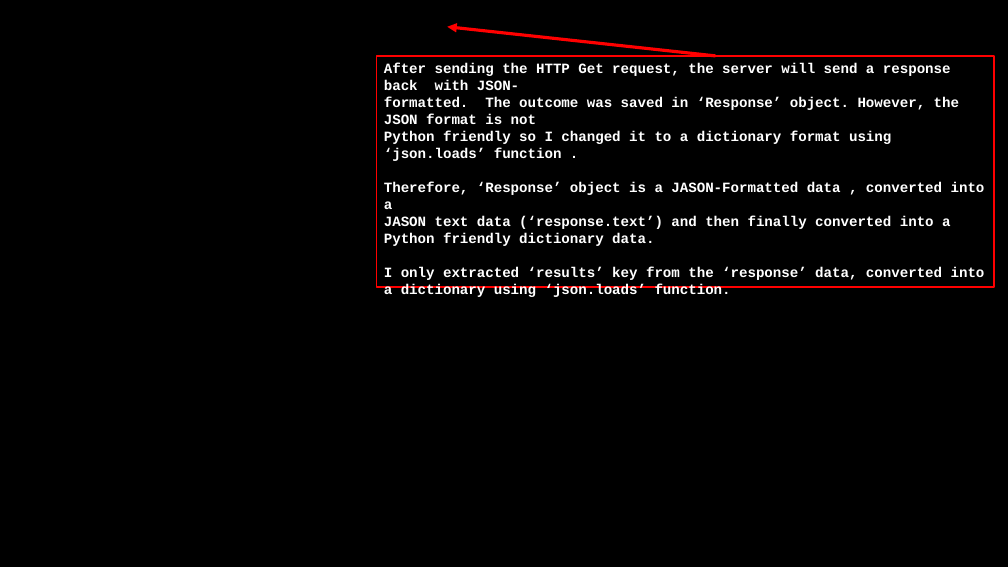
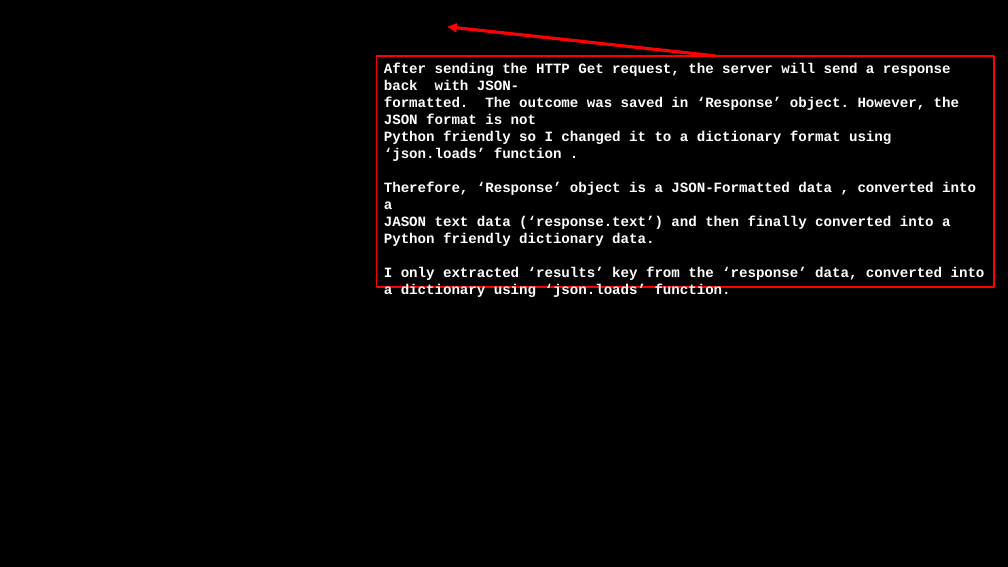
Before and after one commit to JennyJihyunSeo/Web_Scraping_Final_Code_Sharing, a slide deck: slide 8 of Web scraping method.pptx. Drawn at 1008x567 pixels with LibreOffice and Linux fonts; fonts in the diff are those of the drawing; background and template pictures are left out. Boxes give left, top, right and bottom in pixels: in the first picture for what was removed or moved away, otherwise in the second. Text is boxed around its words. In the diff, an @@ line names an element or a change of style, - is before the commit and + after.

```diff
--- a/Web scraping method.pptx
+++ b/Web scraping method.pptx
@@ text in rectangle at (384,182,976,209): text changed @@
-Therefore, ‘Response’ object is a JASON-Formatted data , converted into a
+Therefore, ‘Response’ object is a JSON-Formatted data , converted into a
```
Also in this commit, not shown: 1 other slide changed.
